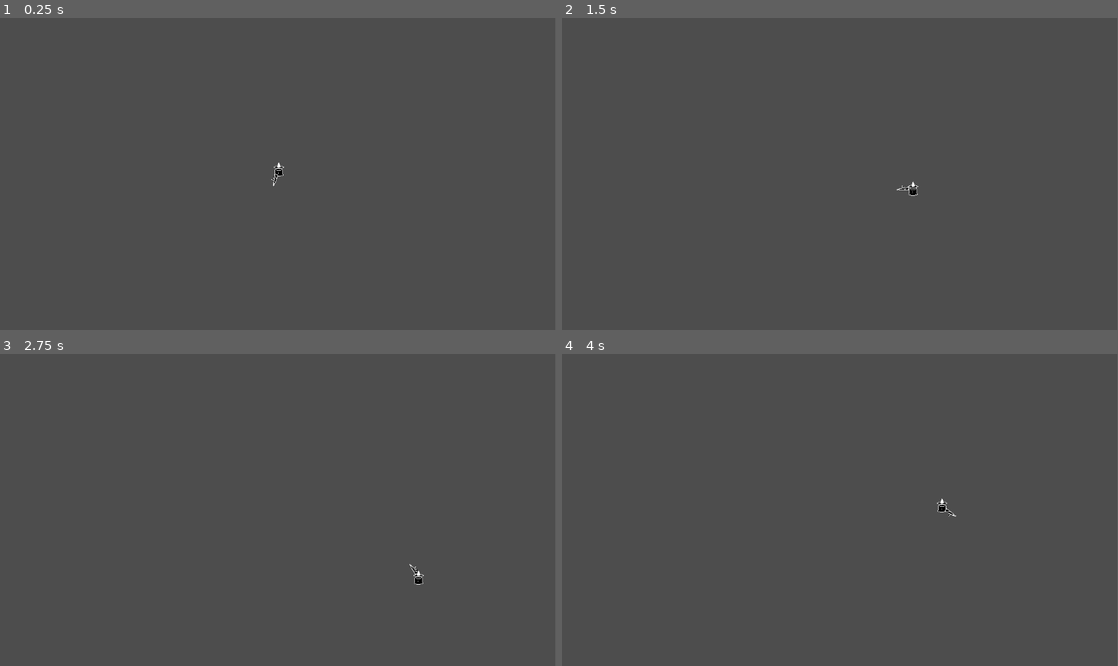
Above: before the commit, frames 1-4 (two rows, left to right).
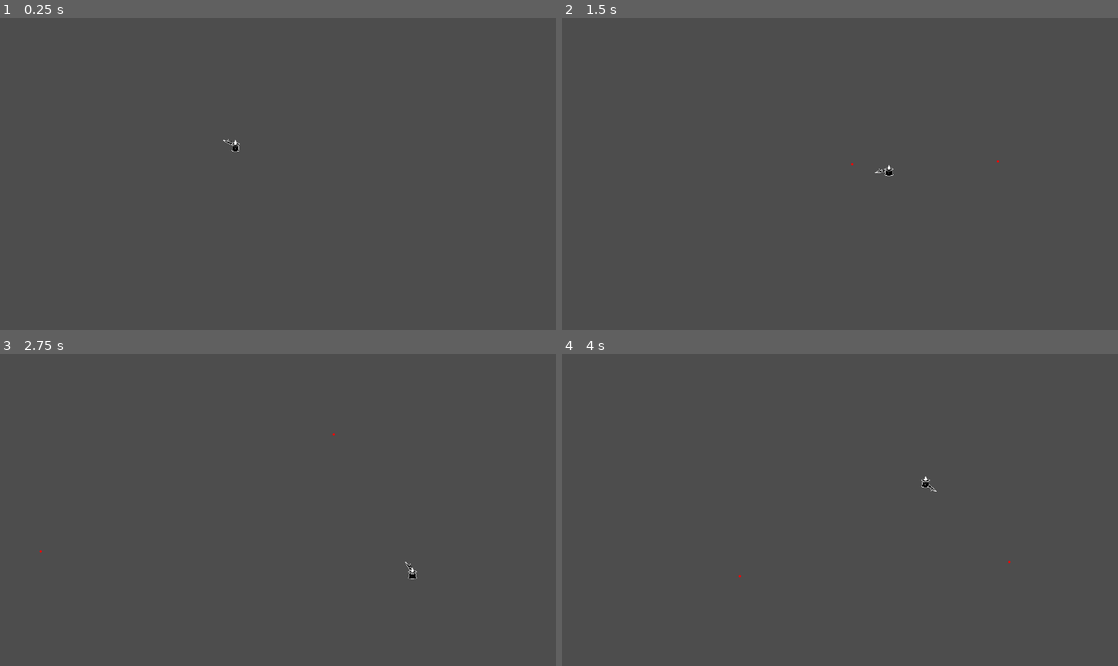
Above: after the commit, the same moments.

Repository: pablopenna/out-of-philosophers-stones
Game: Godot game, scene res://scenes/main.tscn
Same seed, same stepped clock (60 frames per second), same inputs: the game is played once before the commit and once after it.
Inputs (mouse positions are in pixels of both pictures, inside the frame that each line leads up to):
- Up to frame 1 (0.25 s): no input
- Up to frame 2 (1.5 s): tap Enter at 0.5 s; move the mouse to (962, 158) at 0.52 s; hold D (move_right) 0.53-1.28 s; click (962, 158) at 0.6 s; move the mouse to (728, 189) at 1.27 s; hold S (move_down) from 1.28 s (still down); click (728, 189) at 1.35 s
- Up to frame 3 (2.75 s): move the mouse to (333, 441) at 2.02 s; release S (move_down) at 2.03 s; hold D (move_right) from 2.03 s (still down); click (333, 441) at 2.1 s
- Up to frame 4 (4 s): move the mouse to (812, 572) at 2.77 s; release D (move_right) at 2.78 s; hold W (move_up) 2.78-3.53 s; click (812, 572) at 2.85 s; move the mouse to (1006, 556) at 3.52 s; hold A (move_left) from 3.53 s (still down); click (1006, 556) at 3.6 s
In our replay, the window is 799x449 before the commit and 800x449 after it. These sizes can differ from the game's own. Grey fills any space a smaller window leaves; there, only what the larger window draws over its background counts as a difference.

The runs differ from the first frame. In frame 1, 0.1% of the frame differs, in the area x 40-52%, y 38-54%; in frame 2, 0.1%; in frame 3, 0.1%; in frame 4, 0.1%, in the area x 31-81%, y 39-72%.

Commit message:
implement player shooting bullets

Diff:
--- a/project.godot
+++ b/project.godot
@@ -28,6 +28,11 @@
 
 [display]
 
+window/size/viewport_width=1366
+window/size/viewport_height=768
+window/size/resizable=false
+window/stretch/mode="viewport"
+window/stretch/scale_mode="integer"
 window/vsync/vsync_mode=0
 
 [input]
--- a/scenes/gun/gun.gd
+++ b/scenes/gun/gun.gd
@@ -1,7 +1,26 @@
 extends Node2D
 
+@export var projectile_shooter: ProjectileShooter
+@export var bullet_speed: int = 100
+@export var bullet_damage: int = 1
+@export var bullet_creation_point: Node2D
+@export_flags_2d_physics var projectile_scanned_layer: int
+
+func _ready() -> void:
+	projectile_shooter.projectile_scanned_layer = projectile_scanned_layer
+
 func _process(_delta: float) -> void:
+	_rotate_to_face_mouse()
+	if Input.is_action_just_pressed("shoot"):
+		_shoot()
+
+func _rotate_to_face_mouse() -> void:
 	var mouse_position: Vector2 = get_global_mouse_position()
 	var rotation_to_mouse: float = global_position.angle_to_point(mouse_position)
 
 	rotation = rotation_to_mouse
+
+func _shoot() -> void:
+	var mouse_position: Vector2 = get_global_mouse_position()
+	var direction_to_mouse: Vector2 = bullet_creation_point.global_position.direction_to(mouse_position)
+	projectile_shooter.shoot(bullet_creation_point.global_position, direction_to_mouse, bullet_speed, bullet_damage)
--- a/scenes/gun/gun.tscn
+++ b/scenes/gun/gun.tscn
@@ -1,12 +1,21 @@
-[gd_scene load_steps=3 format=3 uid="uid://bf8w8c0v5afmv"]
+[gd_scene load_steps=4 format=3 uid="uid://bf8w8c0v5afmv"]
 
 [ext_resource type="Texture2D" uid="uid://rn6jwpxuyxt4" path="res://art/gun.png" id="1_1j4ea"]
 [ext_resource type="Script" path="res://scenes/gun/gun.gd" id="1_u7sx3"]
+[ext_resource type="PackedScene" uid="uid://b8yls0byl10aq" path="res://scenes/projectile/projectile_shooter.tscn" id="3_mr34k"]
 
-[node name="Gun" type="Node2D"]
+[node name="Gun" type="Node2D" node_paths=PackedStringArray("projectile_shooter", "bullet_creation_point")]
 script = ExtResource("1_u7sx3")
+projectile_shooter = NodePath("ProjectileShooter")
+bullet_speed = 500
+bullet_creation_point = NodePath("BulletCreationPoint")
 
 [node name="Sprite2D" type="Sprite2D" parent="."]
 position = Vector2(25, 2)
 texture = ExtResource("1_1j4ea")
 metadata/_edit_lock_ = true
+
+[node name="ProjectileShooter" parent="." instance=ExtResource("3_mr34k")]
+
+[node name="BulletCreationPoint" type="Node2D" parent="."]
+position = Vector2(35, 0)
--- a/scenes/player/player.gd
+++ b/scenes/player/player.gd
@@ -1,6 +1,10 @@
 class_name Player extends Entity
 
-@export var move_speed: int
+const move_speed: int = 300
+@export var animation_player: AnimationPlayer
+
+func _ready() -> void:
+	animation_player.play("Player/idle")
 
 func _physics_process(delta: float) -> void:
 	velocity = Vector2(
--- a/scenes/player/player.tscn
+++ b/scenes/player/player.tscn
@@ -7,11 +7,33 @@
 [sub_resource type="RectangleShape2D" id="RectangleShape2D_p6e2r"]
 size = Vector2(17, 17)
 
-[node name="Player" type="CharacterBody2D"]
+[sub_resource type="Animation" id="Animation_4vq8p"]
+resource_name = "idle"
+length = 0.5
+loop_mode = 2
+tracks/0/type = "value"
+tracks/0/imported = false
+tracks/0/enabled = true
+tracks/0/path = NodePath("Sprite2D:frame")
+tracks/0/interp = 1
+tracks/0/loop_wrap = true
+tracks/0/keys = {
+"times": PackedFloat32Array(0, 0.3, 0.4),
+"transitions": PackedFloat32Array(1, 1, 1),
+"update": 1,
+"values": [0, 1, 2]
+}
+
+[sub_resource type="AnimationLibrary" id="AnimationLibrary_pq2wp"]
+_data = {
+"idle": SubResource("Animation_4vq8p")
+}
+
+[node name="Player" type="CharacterBody2D" node_paths=PackedStringArray("animation_player")]
 motion_mode = 1
 wall_min_slide_angle = 0.0
 script = ExtResource("1_qd4n7")
-move_speed = 200
+animation_player = NodePath("AnimationPlayer")
 
 [node name="CollisionShape2D" type="CollisionShape2D" parent="."]
 position = Vector2(-0.5, 4.5)
@@ -21,4 +43,9 @@
 texture = ExtResource("2_si4qa")
 hframes = 3
 
+[node name="AnimationPlayer" type="AnimationPlayer" parent="."]
+libraries = {
+"Player": SubResource("AnimationLibrary_pq2wp")
+}
+
 [node name="Gun" parent="." instance=ExtResource("3_pra16")]
--- a/scenes/projectile/projectile_shooter.gd
+++ b/scenes/projectile/projectile_shooter.gd
@@ -19,4 +19,7 @@
 	projectile.damage = damage
 
 	# TODO: instantiate at the same level as the entity firing this.
-	get_tree().get_root().add_child(projectile)
+	var gun_root: Node = get_parent()
+	var gun_parent: Node = gun_root.get_parent()
+	var parent_of_gun_parent: Node = gun_parent.get_parent()
+	parent_of_gun_parent.add_child(projectile)
--- a/scenes/projectile/projectile_shooter.tscn
+++ b/scenes/projectile/projectile_shooter.tscn
@@ -1,6 +1,8 @@
-[gd_scene load_steps=2 format=3 uid="uid://b8yls0byl10aq"]
+[gd_scene load_steps=3 format=3 uid="uid://b8yls0byl10aq"]
 
 [ext_resource type="Script" path="res://scenes/projectile/projectile_shooter.gd" id="1_t1hkw"]
+[ext_resource type="PackedScene" uid="uid://b3henjbsrio4o" path="res://scenes/projectile/projectile.tscn" id="2_2oxrh"]
 
 [node name="ProjectileShooter" type="Node2D"]
 script = ExtResource("1_t1hkw")
+projectileScene = ExtResource("2_2oxrh")
Not shown: 1 places in scenes/player/player.tscn that only renumber resources
